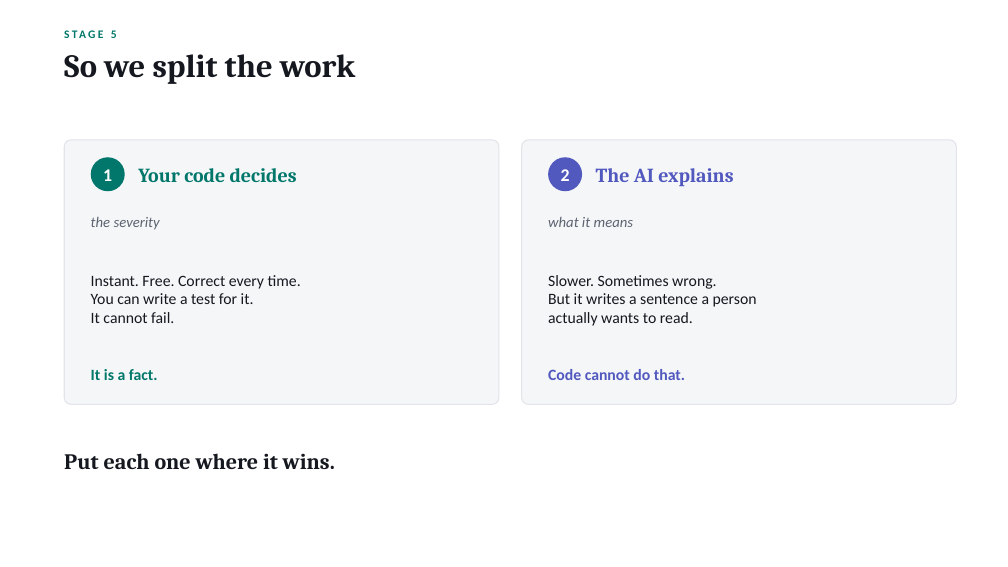
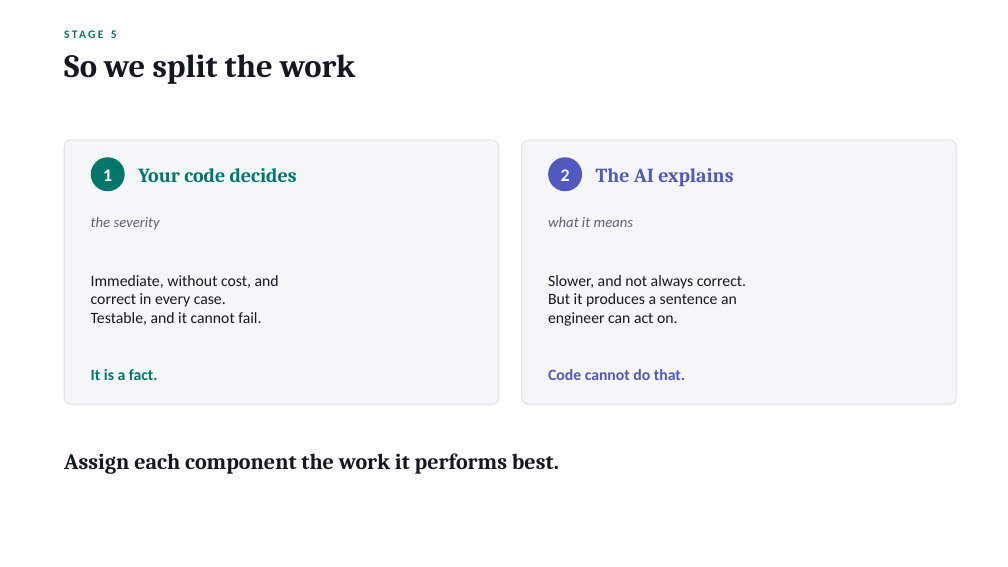
Before and after one commit to Shamsu3100/demon-, a slide deck: slide 55 of Nexus_Workshop_Deck.pptx (slide 53 before the commit). Drawn at 1008x567 pixels with LibreOffice and Linux fonts; fonts in the diff are those of the drawing. Boxes give left, top, right and bottom in pixels: in the first picture for what was removed or moved away, otherwise in the second. Text is boxed around its words. In the diff, an @@ line names an element or a change of style, - is before the commit and + after.

```diff
--- a/Nexus_Workshop_Deck.pptx
+++ b/Nexus_Workshop_Deck.pptx
@@ text at [91,275,279,325]: text changed @@
-Instant. Free. Correct every time.
-You can write a test for it.
-It cannot fail.
+Immediate, without cost, and
+correct in every case.
+Testable, and it cannot fail.
@@ text at [548,275,746,326]: text changed @@
-Slower. Sometimes wrong.
-But it writes a sentence a person
-actually wants to read.
+Slower, and not always correct.
+But it produces a sentence an
+engineer can act on.
@@ text at [64,453,559,474]: text changed @@
-Put each one where it wins.
+Assign each component the work it performs best.
```
Also in this commit, not shown: 27 other slides changed, 3 slides added, 1 slide removed, 5 other files.
